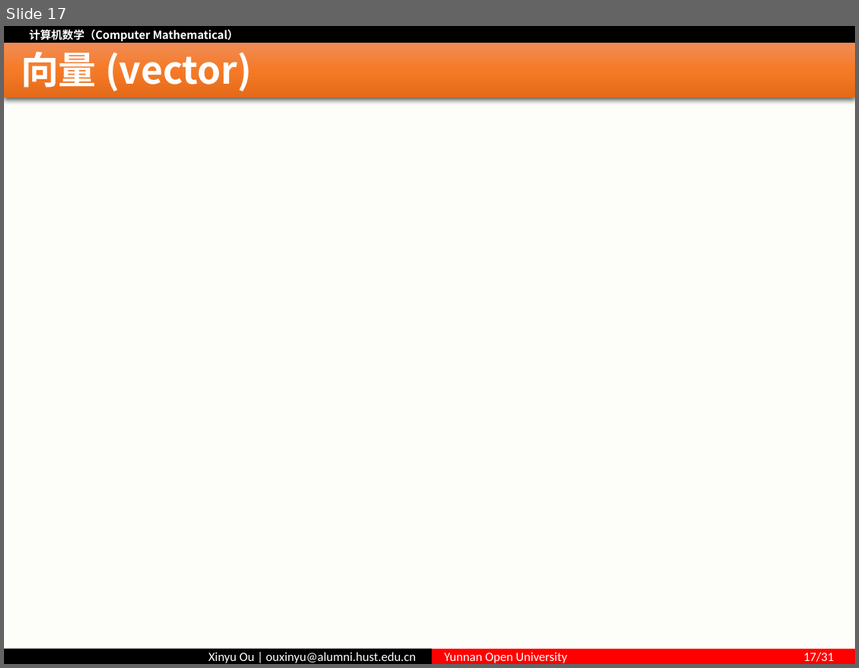
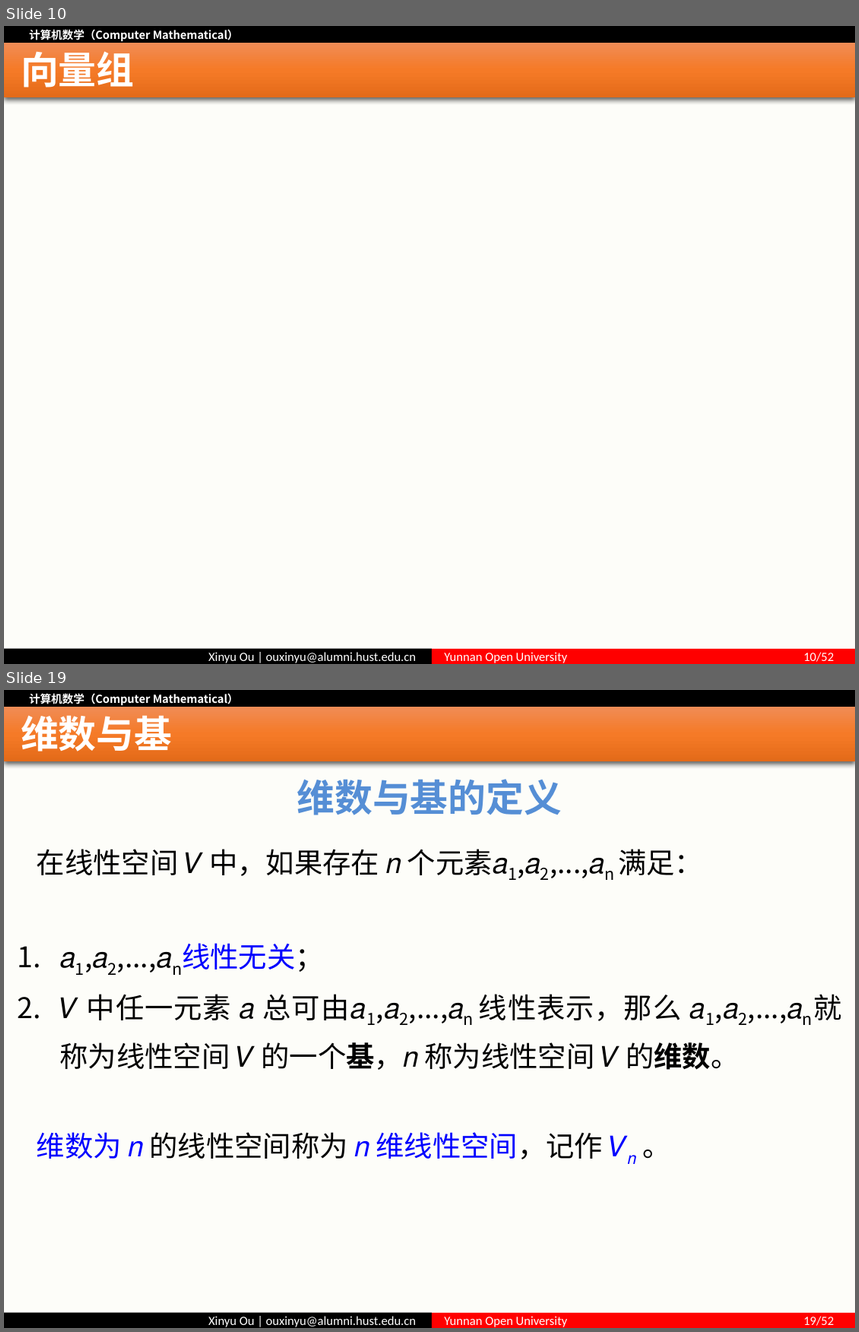
Before and after one commit to ouxinyu/Teaching, a slide deck: ComputerMath/PPT/第03讲 基底与坐标.pptx. Shown one above the other, each under a label of ours: slide 17 before the commit, slides 10 and 19 after it; the slides between them are not shown. The pictures are 859x668 and 859x1332 pixels, drawn with LibreOffice and Linux fonts; fonts in the diff are those of the drawing; grey boxes stand for pictures. Boxes give left, top, right and bottom in pixels: in the first picture for what was removed or moved away, otherwise in the second. Text is boxed around its words. In the diff, an @@ line names an element or a change of style, - is before the commit and + after.

```diff
--- a/ComputerMath/PPT/第03讲 基底与坐标.pptx
+++ b/ComputerMath/PPT/第03讲 基底与坐标.pptx
@@ slide 19 added at bbox=[4, 690, 855, 1328], background #FFFFFF; not listed: 5 template elements that a slide beside it also shows @@
@@ title added at bbox=[21, 715, 172, 758], 32 pt, text #FFFFFF, bold @@
+维数与基
@@ text added at bbox=[297, 779, 563, 815], 32 pt, text #558ED5, bold @@
+维数与基的定义
@@ text added at bbox=[37, 849, 740, 1160], 24 pt, text #000000 @@
+在线性空间 𝑉 中，如果存在 𝑛 个元素𝑎1,𝑎2,...,𝑎n 满足：
+1. 𝑎1,𝑎2,...,𝑎n线性无关；
+2. 𝑉 中任一元素 𝑎 总可由𝑎1,𝑎2,...,𝑎n 线性表示，那么 𝑎1,𝑎2,...,𝑎n就称为线性空间 𝑉 的一个基，𝑛 称为线性空间 𝑉 的维数。
+维数为 𝑛 的线性空间称为 𝑛 维线性空间，记作 𝑉𝑛 。
@@ what was slide 17 is now slide 10 @@
@@ slide 10 changed as well @@
@@ title at bbox=[21, 51, 134, 94]: text changed @@
-向量 (vector)
+向量组
@@ text in rectangle at bbox=[444, 652, 834, 664]: text changed @@
-Yunnan Open University 17/31
+Yunnan Open University 10/52
```
Also in this commit, not shown: 5 other slides changed, 44 other slides added, 32 slides removed, 4 other files.
